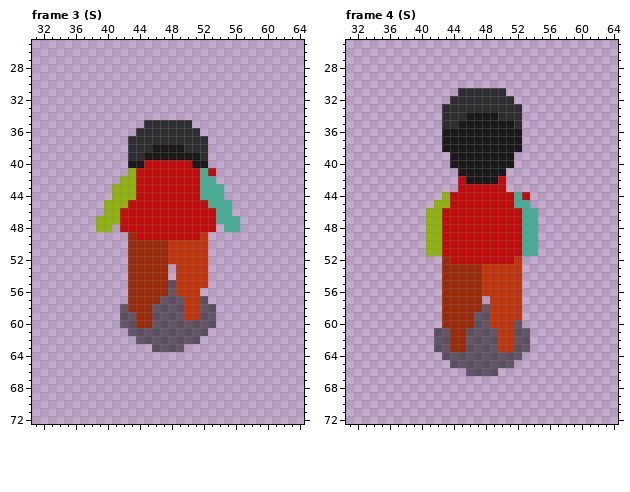
Pixel-art file, stored at Dibujo/IDEAS/Lux/JUGADOR/Jugador-Ataque-Cabeza.aseprite. That is the earlier state.
100x100 pixels, 16 frames. Shown: frame 3 (S): x 31..64, y 25..72; frame 4 (S): x 31..64, y 25..72. The commit also changed other frames, which this record leaves out.
Once edited:
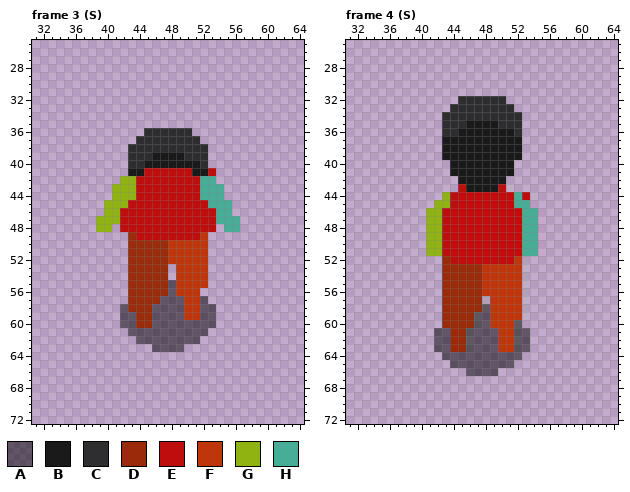
Palette (. is transparent): A #00000080  B #1a1a1a  C #2e2e30  D #992b0a  E #bf0c0c  F #bf360c  G #8fb310  H #47ad96
Edits made:
Frame 3 (S), layer "Cabeza":
The edit turns colour E into colour B in row 40 at x 45 to 50; in row 41 at x 44 and 51.
The edit turns colour G into colour B in row 41 at x 43.
The edit turns colour H into colour B in row 41 at x 52.
The edit turns colour B into colour C in row 38 at x 46 to 49; in row 39 at x 45 and 50 to 51; in row 40 at x 43 to 44 and 52.
Colour C is gone in row 35 at x 45 to 50; in row 36 at x 44 and 51; in row 37 at x 43 and 52.
Frame 4 (S), layer "Cabeza":
There is now colour B in row 39 at x 43 and 52; in row 41 at x 44 and 51.
The edit turns colour E into colour B in row 42 at x 45 and 50; in row 43 at x 46 to 49.
The edit turns colour B into colour C in row 34 at x 46 to 49; in row 35 at x 45 and 50 to 51; in row 36 at x 43 to 44 and 52.
Colour C is gone in row 31 at x 45 to 50; in row 32 at x 44 and 51; in row 33 at x 43 and 52.
Pixel boxes of the changes (left, top, right, bottom) in both pictures:
changed: (128, 120, 208, 176)
changed: (442, 88, 522, 192)
